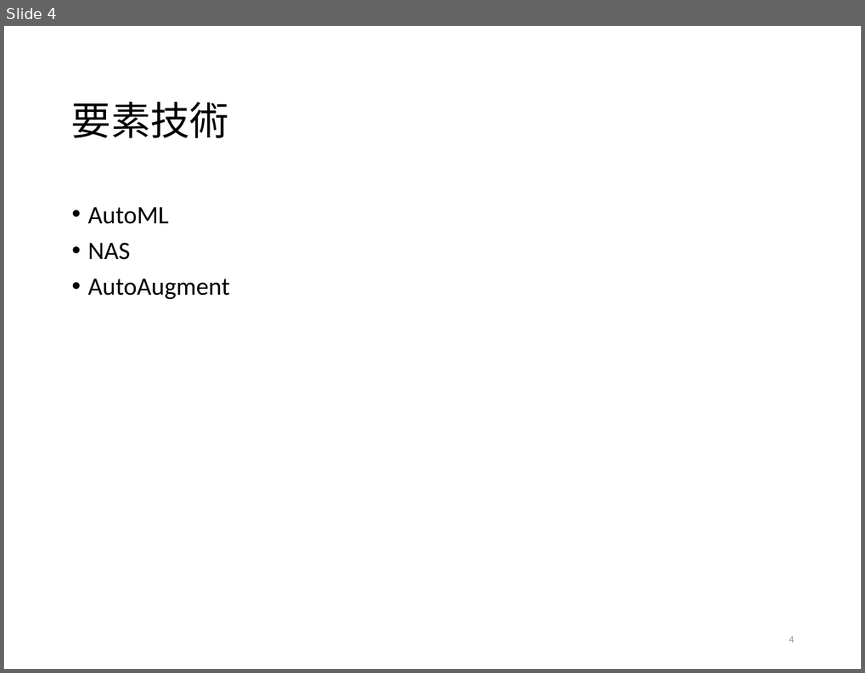
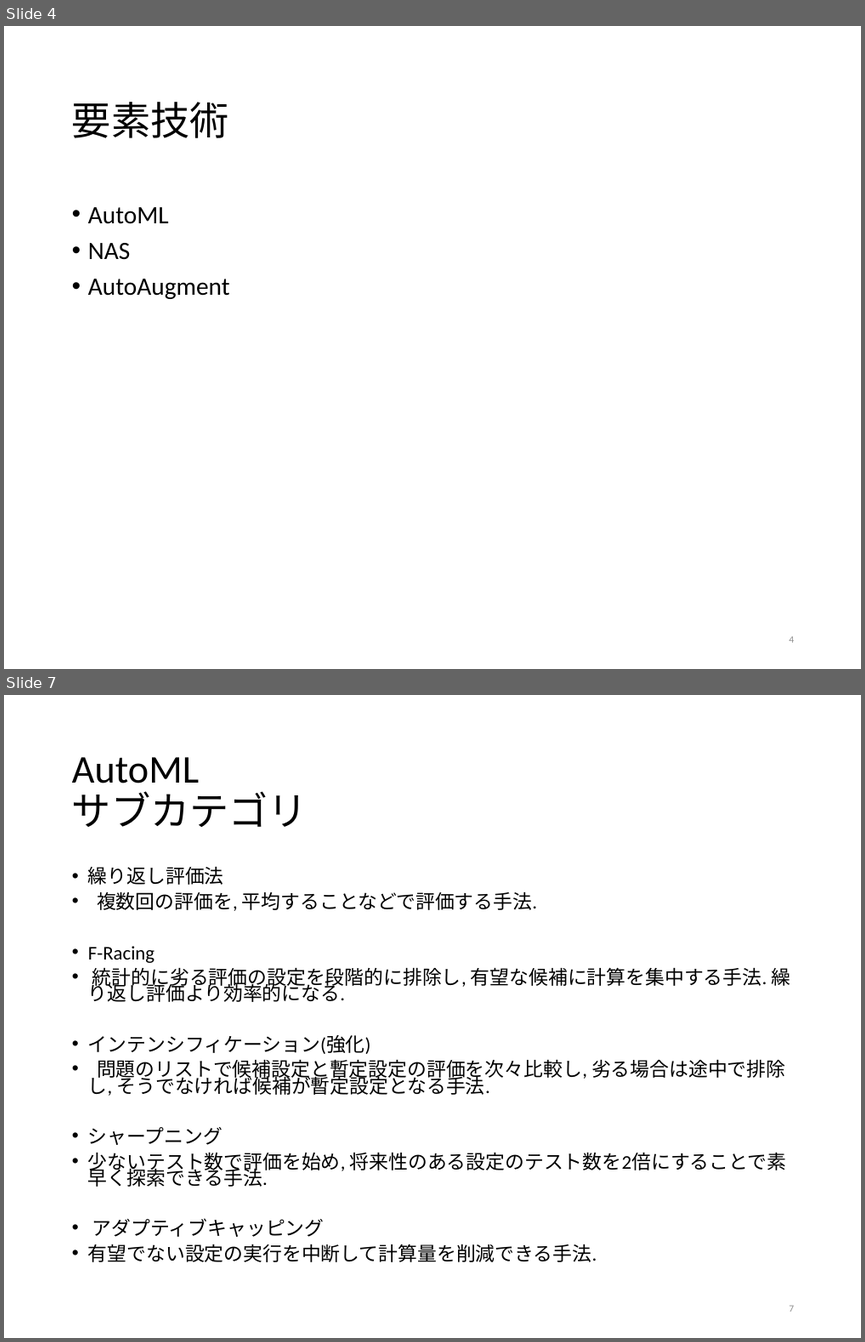
Before and after one commit to tatsuya-sugiyama/WeeklyReport, a slide deck: report/2020前期/2020sugiyama.pptx. Shown one above the other, each under a label of ours: slide 4 before the commit, slides 4 and 7 after it; the slides between them are not shown. The pictures are 865x673 and 865x1342 pixels, drawn with LibreOffice and Linux fonts; fonts in the diff are those of the drawing. Boxes give left, top, right and bottom in pixels: in the first picture for what was removed or moved away, otherwise in the second. Text is boxed around its words. In the diff, an @@ line names an element or a change of style, - is before the commit and + after.

```diff
--- a/report/2020前期/2020sugiyama.pptx
+++ b/report/2020前期/2020sugiyama.pptx
@@ slide 7 added at [4, 695, 861, 1338], background #FFFFFF @@
@@ title added at [72, 757, 307, 827], 33 pt, text #000000 @@
+AutoML
+サブカテゴリ
@@ text added at [88, 867, 791, 1262], 16.3 pt, text #000000 @@
+• 繰り返し評価法
+• 複数回の評価を, 平均することなどで評価する手法.
+• F-Racing
+• 統計的に劣る評価の設定を段階的に排除し, 有望な候補に計算を集中する手法. 繰り返し評価より効率的になる.
+• インテンシフィケーション(強化)
+• 問題のリストで候補設定と暫定設定の評価を次々比較し, 劣る場合は途中で排除し, そうでなければ候補が暫定設定となる手法.
+• シャープニング
+• 少ないテスト数で評価を始め, 将来性のある設定のテスト数を2倍にすることで素早く探索できる手法.
+• アダプティブキャッピング
+• 有望でない設定の実行を中断して計算量を削減できる手法.
@@ page number added at [789, 1304, 794, 1311], 8.2 pt, text #8C8C8C @@
+7
```
Also in this commit, not shown: 5 slides changed, 13 other slides added, 2 slides removed.
